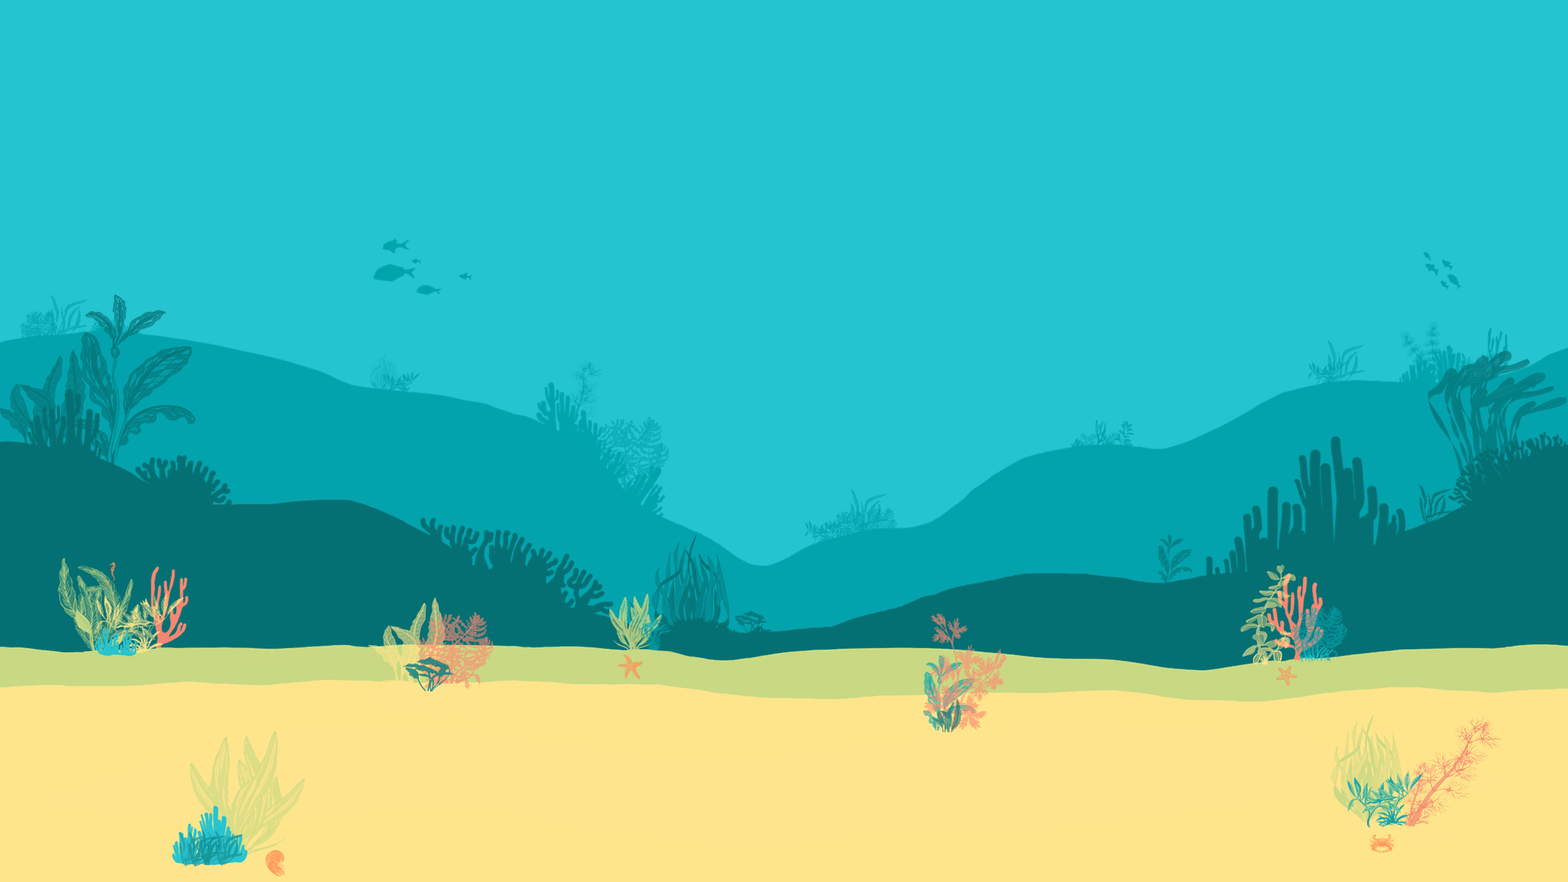
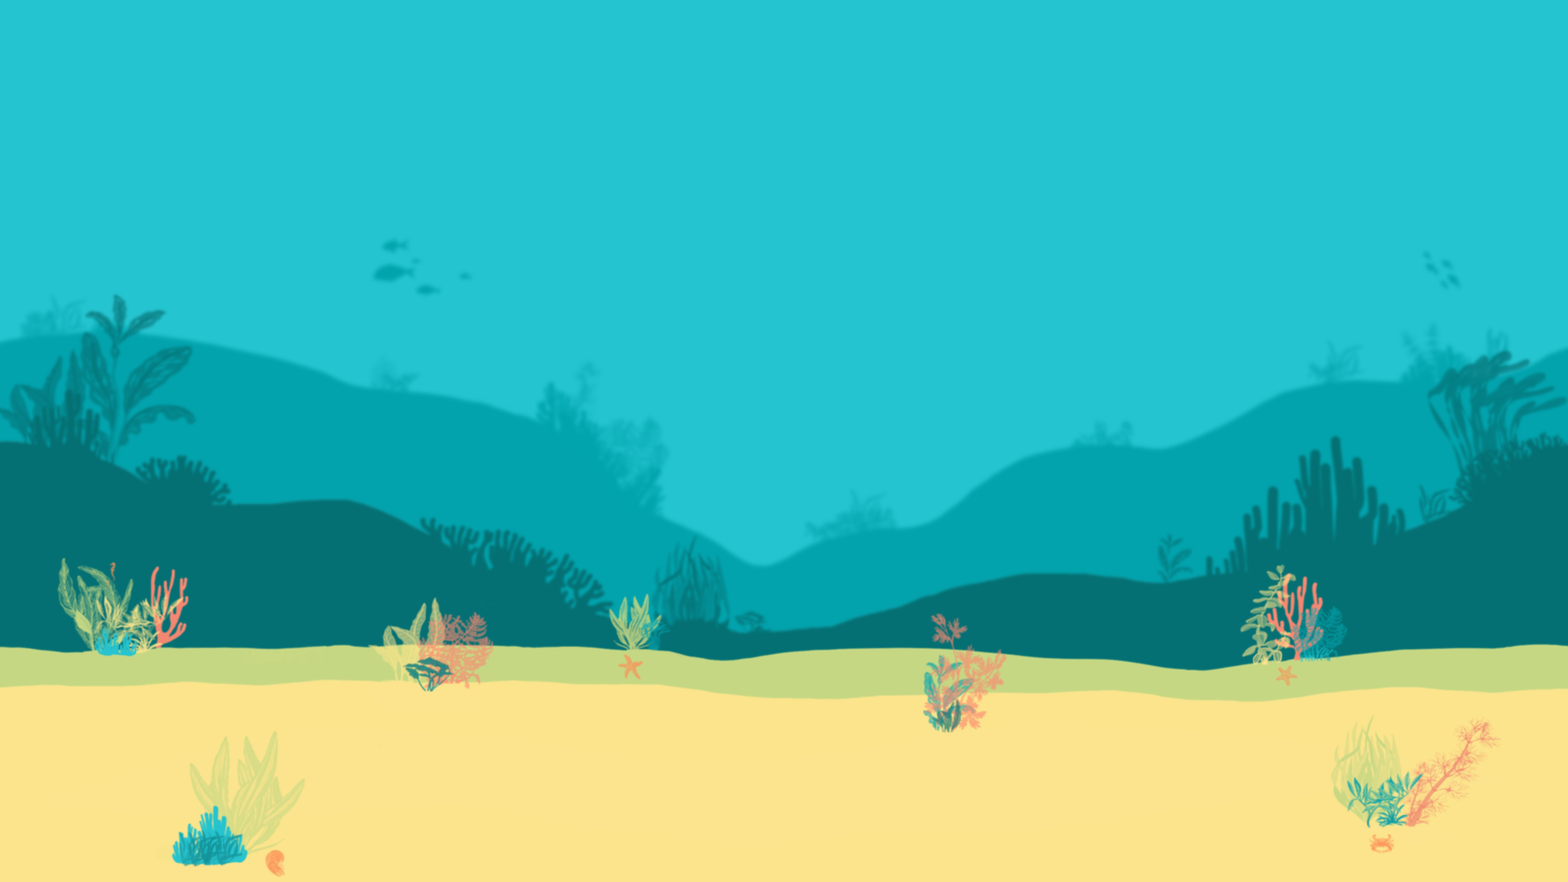
Layered file, before and after one edit (1568 x 882). Changes by layer:
painted on "Coral layer", masked it over [0, 237, 1216, 784]
hid "Sand layer", painted on it over [0, 237, 1216, 745]
painted on "Closer sand layer", masked it over [0, 237, 1490, 882]
painted on "Distant sand layer", masked it over [0, 237, 1568, 882]
painted on "background_1" over [0, 237, 1568, 882]